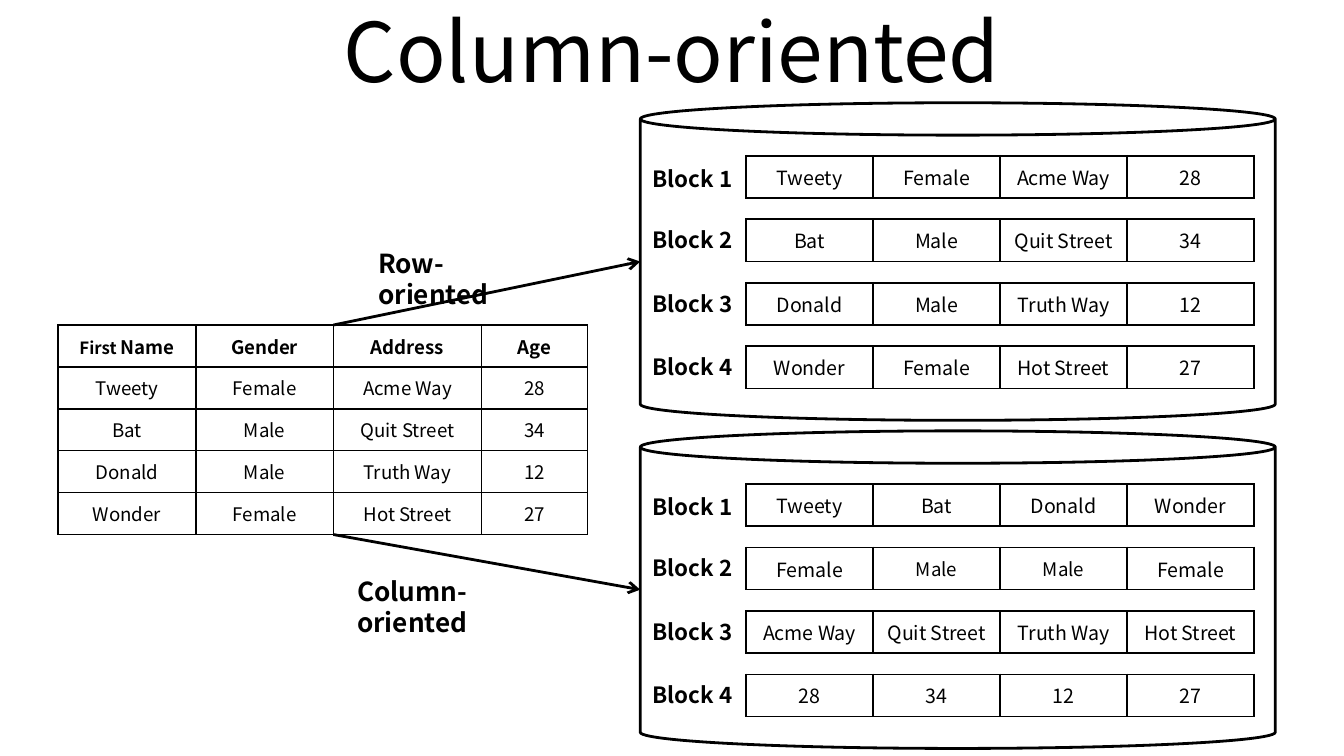
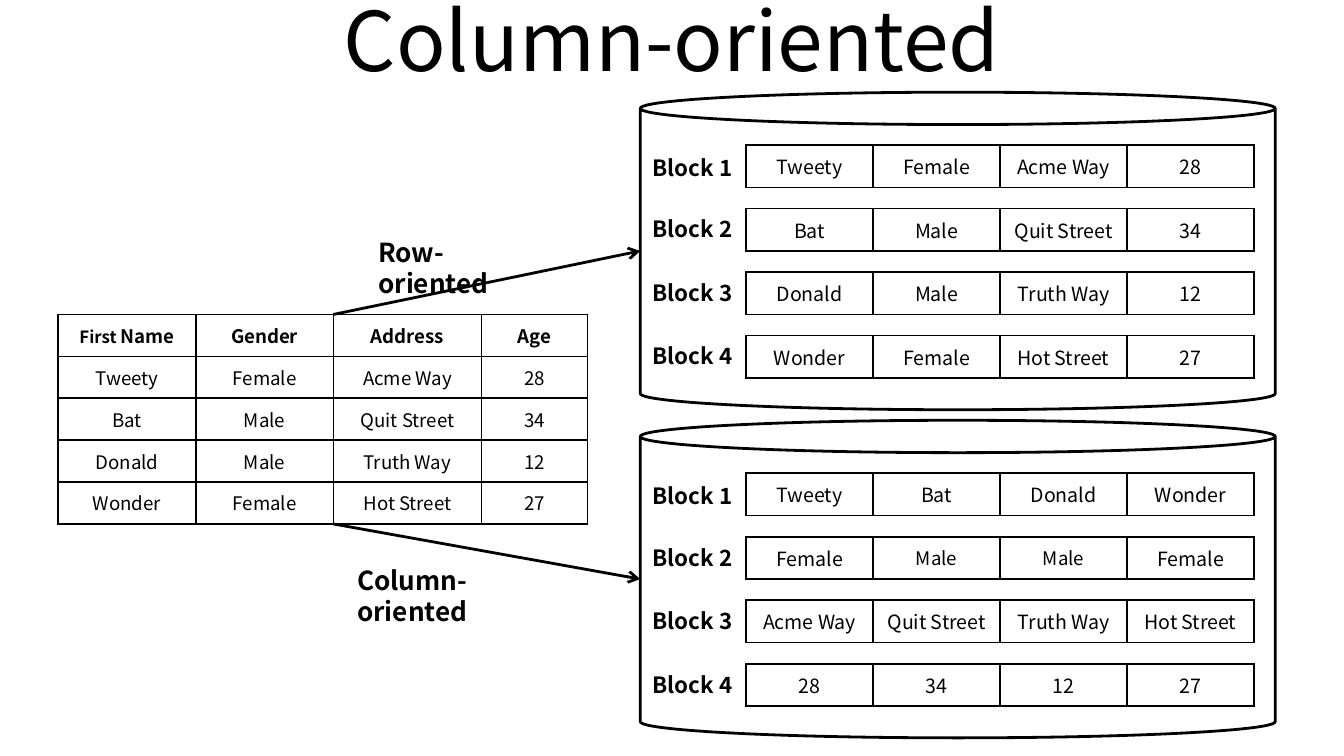
Before and after one commit to ssup2/blog-old, a slide deck: slide 1 of images/theory_analysis/NoSQL_Column-oriented_Column_Family_DB/NoSQL_Column-oriented_Column_Family_DB.pptx. Drawn at 1344x756 pixels with LibreOffice and Linux fonts; fonts in the diff are those of the drawing. Boxes give left, top, right and bottom in pixels: in the first picture for what was removed or moved away, otherwise in the second. Text is boxed around its words. In the diff, an @@ line names an element or a change of style, - is before the commit and + after.

Commit message:
Update Column DB Image

```diff
--- a/images/theory_analysis/NoSQL_Column-oriented_Column_Family_DB/NoSQL_Column-oriented_Column_Family_DB.pptx
+++ b/images/theory_analysis/NoSQL_Column-oriented_Column_Family_DB/NoSQL_Column-oriented_Column_Family_DB.pptx
@@ 12 tables, 10 texts, 2 arrows, 2 cylinders, 1 title: place and size @@
-12 tables, 10 texts, 2 arrows, 2 cylinders, 1 title at [58, 16, 1274, 749]
+12 tables, 10 texts, 2 arrows, 2 cylinders, 1 title at [58, 5, 1274, 738]
```
Also in this commit, not shown: 1 other file.
